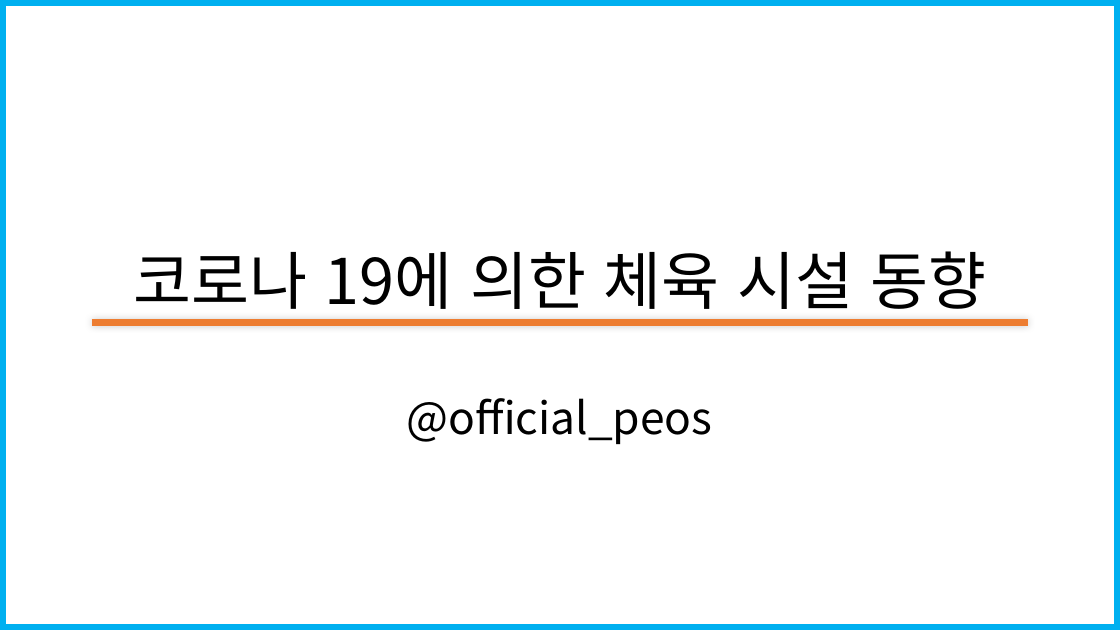
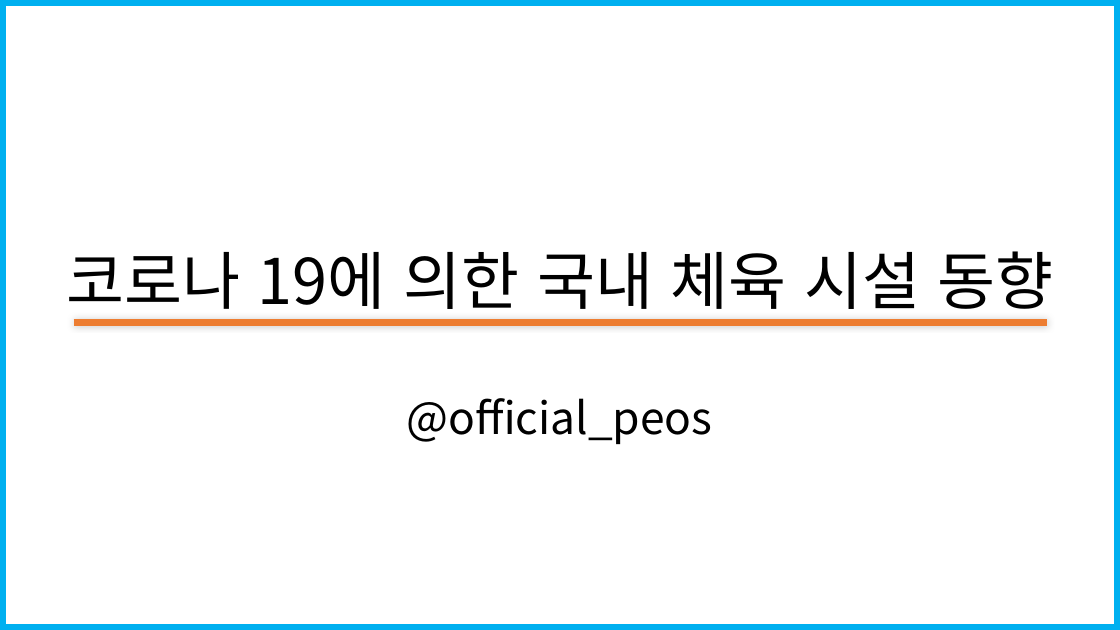
Before and after one commit to seungjae1162/SportsData, a slide deck: slide 1 of standard_in_2020-12-31/코로나19에따른 스포츠시설 폐업 수(20201228_20210103).pptx. Drawn at 1120x630 pixels with LibreOffice and Linux fonts; fonts in the diff are those of the drawing; background and template pictures are left out. Boxes give left, top, right and bottom in pixels: in the first picture for what was removed or moved away, otherwise in the second. Text is boxed around its words. In the diff, an @@ line names an element or a change of style, - is before the commit and + after.

```diff
--- a/standard_in_2020-12-31/코로나19에따른 스포츠시설 폐업 수(20201228_20210103).pptx
+++ b/standard_in_2020-12-31/코로나19에따른 스포츠시설 폐업 수(20201228_20210103).pptx
@@ title at <box>66,251,1054,320</box>: text changed @@
-코로나 19에 의한 체육 시설 동향
+코로나 19에 의한 국내 체육 시설 동향
@@ line moved from (92, 323) - (1028, 323) to (74, 323) - (1048, 323) @@
```
Also in this commit, not shown: 7 other slides changed, 6 slides added.
